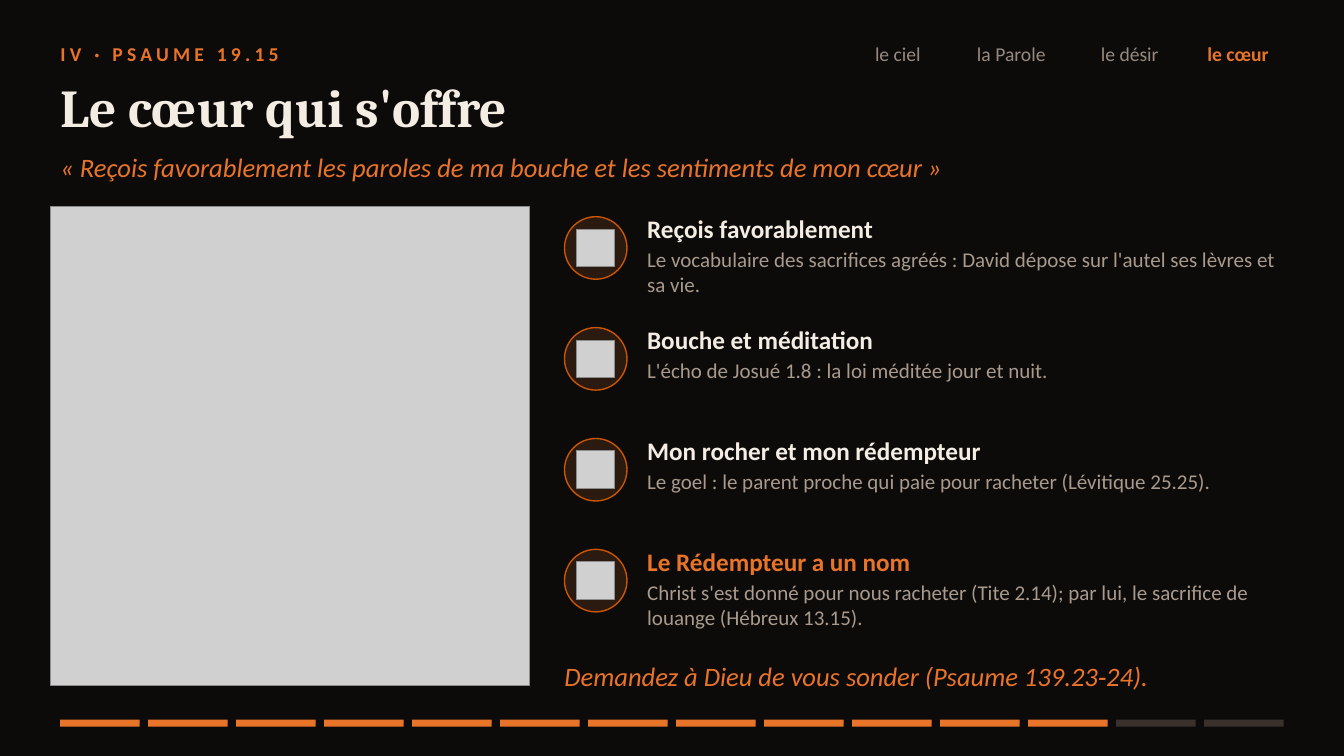
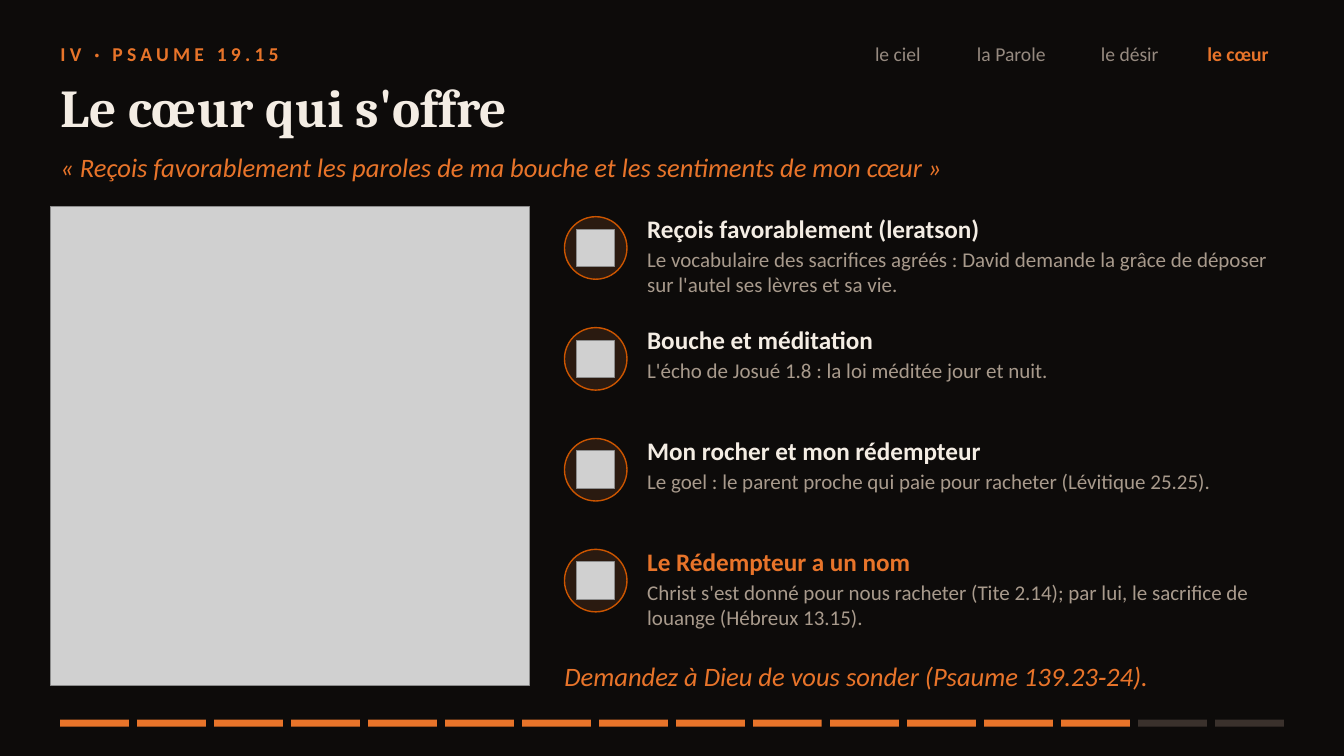
Before and after one commit to agbruneau/Prospection, a slide deck: slide 14 of Presentation-Psaume-19.pptx (slide 12 before the commit). Drawn at 1344x756 pixels with LibreOffice and Linux fonts; fonts in the diff are those of the drawing; grey boxes stand for pictures. Boxes give left, top, right and bottom in pixels: in the first picture for what was removed or moved away, otherwise in the second. Text is boxed around its words. In the diff, an @@ line names an element or a change of style, - is before the commit and + after.

```diff
--- a/Presentation-Psaume-19.pptx
+++ b/Presentation-Psaume-19.pptx
@@ text at (x1=647, y1=219, x2=1267, y2=292): text changed @@
-Reçois favorablement
-Le vocabulaire des sacrifices agréés : David dépose sur l'autel ses lèvres et sa vie.
+Reçois favorablement (leratson)
+Le vocabulaire des sacrifices agréés : David demande la grâce de déposer sur l'autel ses lèvres et sa vie.
@@ rectangle resized from (x1=60, y1=720, x2=140, y2=727) to (x1=60, y1=720, x2=129, y2=727) @@
@@ rectangle resized from (x1=148, y1=720, x2=228, y2=727) to (x1=137, y1=720, x2=206, y2=727) @@
@@ rectangle resized from (x1=236, y1=720, x2=316, y2=727) to (x1=214, y1=720, x2=282, y2=727) @@
@@ rectangle resized from (x1=325, y1=720, x2=404, y2=727) to (x1=291, y1=720, x2=360, y2=727) @@
@@ rectangle resized from (x1=412, y1=720, x2=492, y2=727) to (x1=368, y1=720, x2=437, y2=727) @@
@@ rectangle resized from (x1=500, y1=720, x2=580, y2=727) to (x1=446, y1=720, x2=514, y2=727) @@
@@ rectangle resized from (x1=589, y1=720, x2=668, y2=727) to (x1=522, y1=720, x2=591, y2=727) @@
@@ rectangle resized from (x1=677, y1=720, x2=756, y2=727) to (x1=599, y1=720, x2=667, y2=727) @@
@@ rectangle resized from (x1=764, y1=720, x2=844, y2=727) to (x1=677, y1=720, x2=745, y2=727) @@
@@ rectangle resized from (x1=852, y1=720, x2=932, y2=727) to (x1=753, y1=720, x2=822, y2=727) @@
@@ rectangle resized from (x1=941, y1=720, x2=1020, y2=727) to (x1=831, y1=720, x2=899, y2=727) @@
@@ rectangle resized from (x1=1028, y1=720, x2=1108, y2=727) to (x1=907, y1=720, x2=976, y2=727) @@
@@ rectangle resized from (x1=1116, y1=720, x2=1196, y2=727) to (x1=984, y1=720, x2=1053, y2=727) @@
@@ rectangle at (x1=984, y1=720, x2=1053, y2=727): fill #3A312C to #E8742A @@
@@ rectangle at (x1=1062, y1=720, x2=1130, y2=727): fill #3A312C to #E8742A @@
@@ rectangle resized from (x1=1205, y1=720, x2=1285, y2=727) to (x1=1062, y1=720, x2=1130, y2=727) @@
@@ rectangle added at (x1=1138, y1=720, x2=1207, y2=727), fill #3A312C @@
@@ rectangle added at (x1=1216, y1=720, x2=1285, y2=727), fill #3A312C @@
```
Also in this commit, not shown: 13 other slides changed, 2 slides added, 4 other files.
